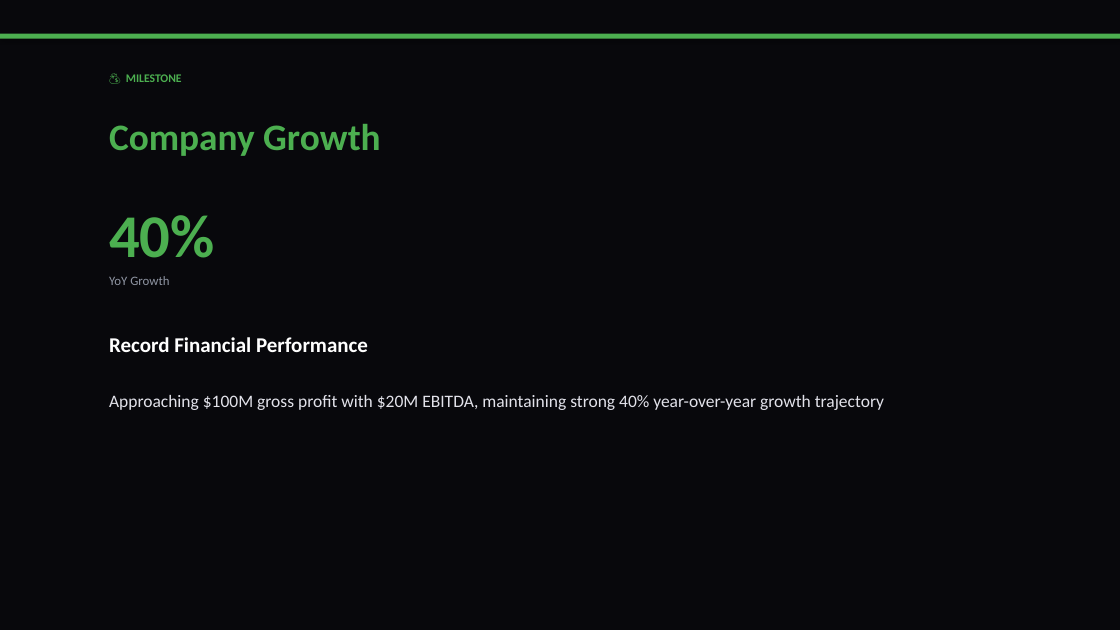
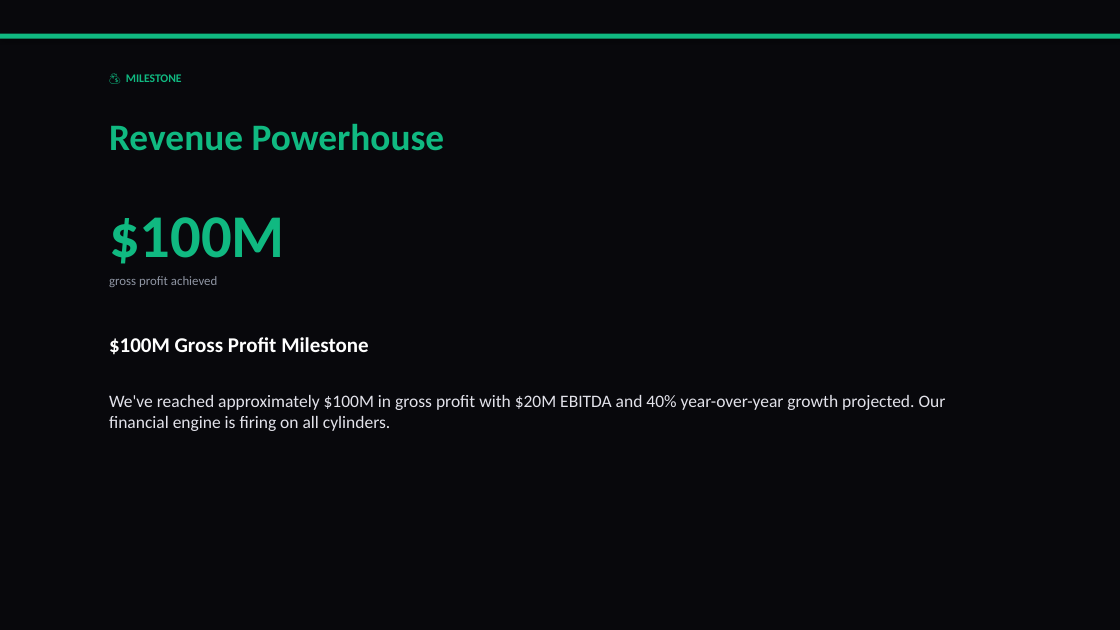
Before and after one commit to liliyagarifullina-maker/appodeal-pulse, a slide deck: slide 16 of data/archive/pulse_2026-03-14.pptx (slide 15 before the commit). Drawn at 1120x630 pixels with LibreOffice and Linux fonts; fonts in the diff are those of the drawing. Boxes give left, top, right and bottom in pixels: in the first picture for what was removed or moved away, otherwise in the second. Text is boxed around its words. In the diff, an @@ line names an element or a change of style, - is before the commit and + after.

```diff
--- a/data/archive/pulse_2026-03-14.pptx
+++ b/data/archive/pulse_2026-03-14.pptx
@@ rectangle at bbox=[0, 34, 1120, 39]: fill #4CAF50 to #10B981 @@
@@ text "💰 MILESTONE" at bbox=[126, 74, 182, 82]: text colour #4CAF50 to #10B981 @@
@@ text at bbox=[109, 124, 445, 151]: text changed; text colour #4CAF50 to #10B981 @@
-Company Growth
+Revenue Powerhouse
@@ text at bbox=[109, 217, 285, 264]: text changed; text colour #4CAF50 to #10B981 @@
-40%
+$100M
@@ text at bbox=[109, 276, 217, 287]: text changed @@
-YoY Growth
+gross profit achieved
@@ text at bbox=[109, 337, 368, 355]: text changed @@
-Record Financial Performance
+$100M Gross Profit Milestone
@@ text at bbox=[109, 395, 946, 431]: text changed @@
-Approaching $100M gross profit with $20M EBITDA, maintaining strong 40% year-over-year growth trajectory
+We've reached approximately $100M in gross profit with $20M EBITDA and 40% year-over-year growth projected. Our financial engine is firing on all cylinders.
```
Also in this commit, not shown: 13 other slides changed, 5 slides added, 3 slides removed, 2 other files.
